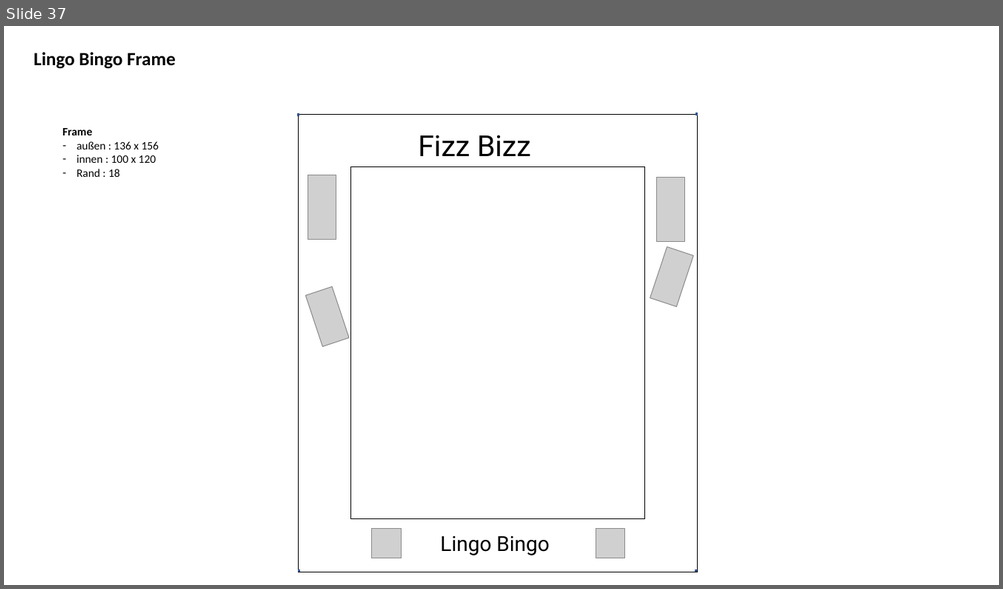
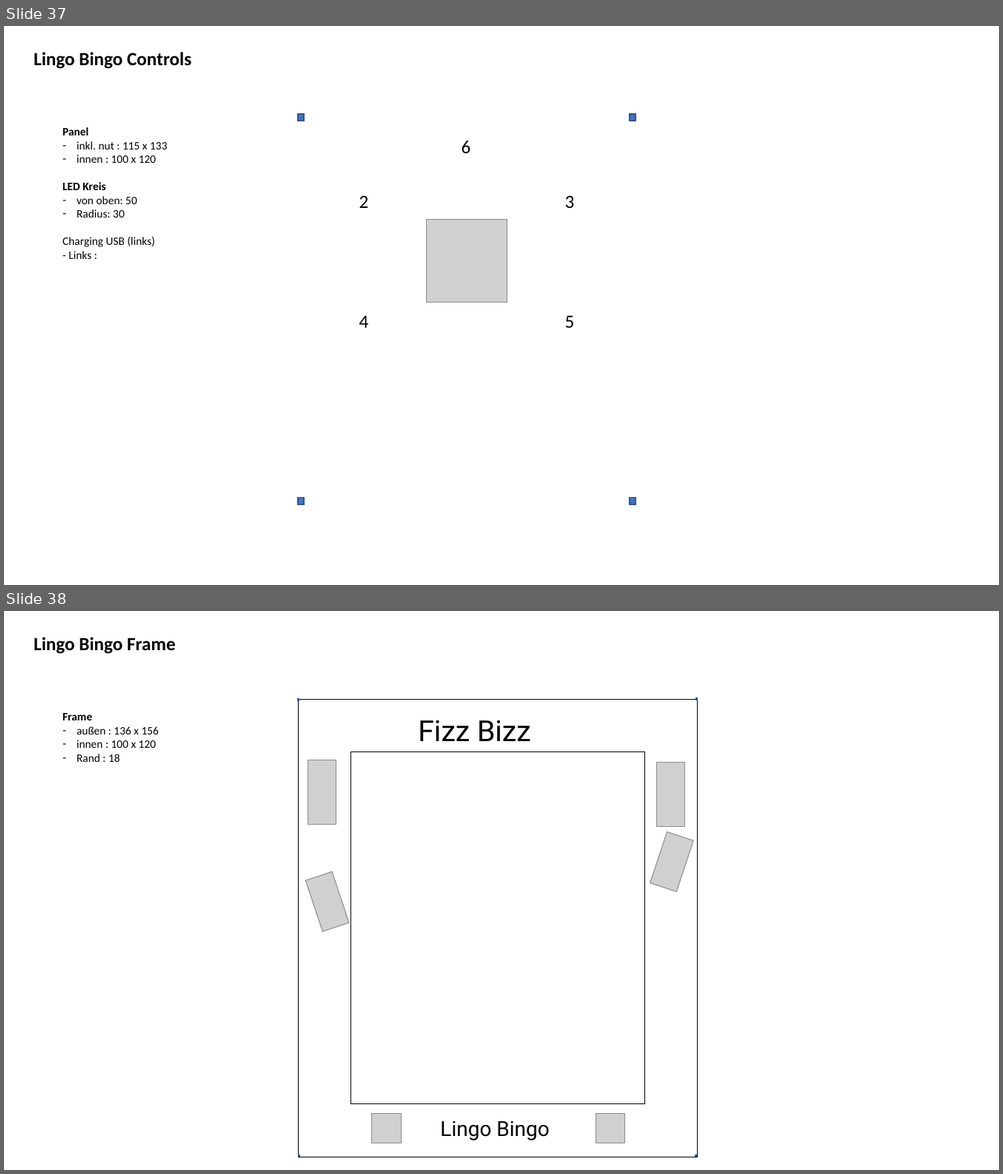
Before and after one commit to jeskes/activityboard, a slide deck: Activityboard.pptx. Shown one above the other, each under a label of ours: slide 37 before the commit, slides 37 and 38 after it. The pictures are 1003x589 and 1003x1174 pixels, drawn with LibreOffice and Linux fonts; fonts in the diff are those of the drawing; grey boxes stand for pictures. Boxes give left, top, right and bottom in pixels: in the first picture for what was removed or moved away, otherwise in the second. Text is boxed around its words. In the diff, an @@ line names an element or a change of style, - is before the commit and + after.

```diff
--- a/Activityboard.pptx
+++ b/Activityboard.pptx
@@ slide 37 added at bbox=[4, 26, 999, 585], background #FFFFFF @@
@@ title added at bbox=[34, 52, 191, 69], 18 pt, text #000000, bold @@
+Lingo Bingo Controls
@@ rectangle added at bbox=[298, 114, 304, 121], fill #4472C4, outline #325491 1 pt @@
@@ rectangle added at bbox=[629, 114, 635, 121], fill #4472C4, outline #325491 1 pt @@
@@ text added at bbox=[62, 127, 167, 259], 11 pt, text #000000 @@
+Panel
+– inkl. nut : 115 x 133
+– innen : 100 x 120
+LED Kreis
+– von oben: 50
+– Radius: 30
+Charging USB (links)
+- Links :
@@ text added at bbox=[461, 141, 471, 153], 18 pt, text #000000 @@
+6
@@ text added at bbox=[359, 195, 369, 208], 18 pt, text #000000 @@
+2
@@ text added at bbox=[565, 195, 575, 208], 18 pt, text #000000 @@
+3
@@ picture added at bbox=[427, 219, 507, 303] @@
@@ text added at bbox=[359, 315, 369, 328], 18 pt, text #000000 @@
+4
@@ text added at bbox=[565, 315, 575, 328], 18 pt, text #000000 @@
+5
@@ rectangle added at bbox=[298, 498, 304, 505], fill #4472C4, outline #325491 1 pt @@
@@ rectangle added at bbox=[629, 498, 635, 505], fill #4472C4, outline #325491 1 pt @@
@@ what was slide 37 is now slide 38 @@
```
Also in this commit, not shown: 7 slides changed, 40 other files.
